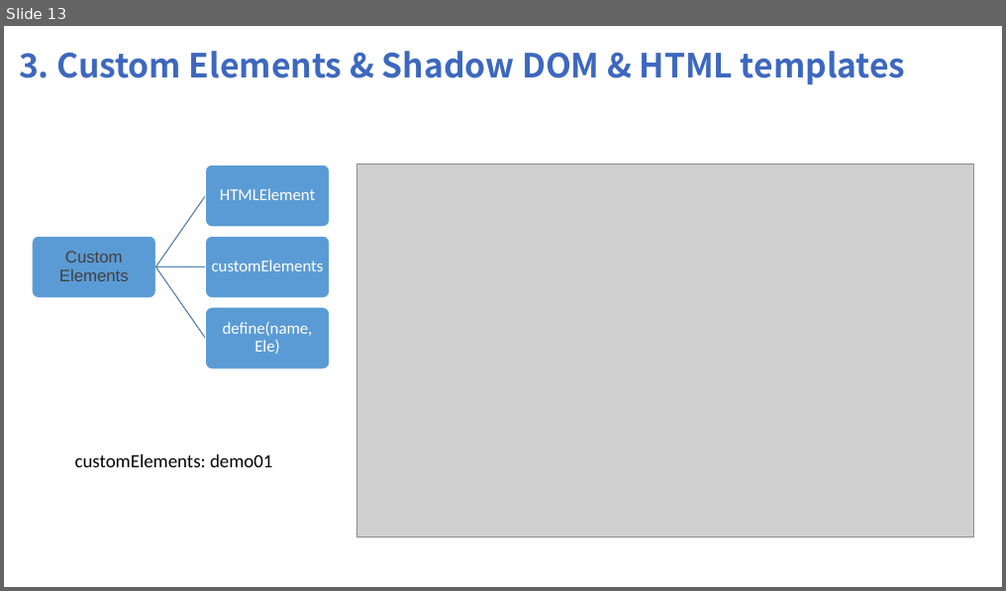
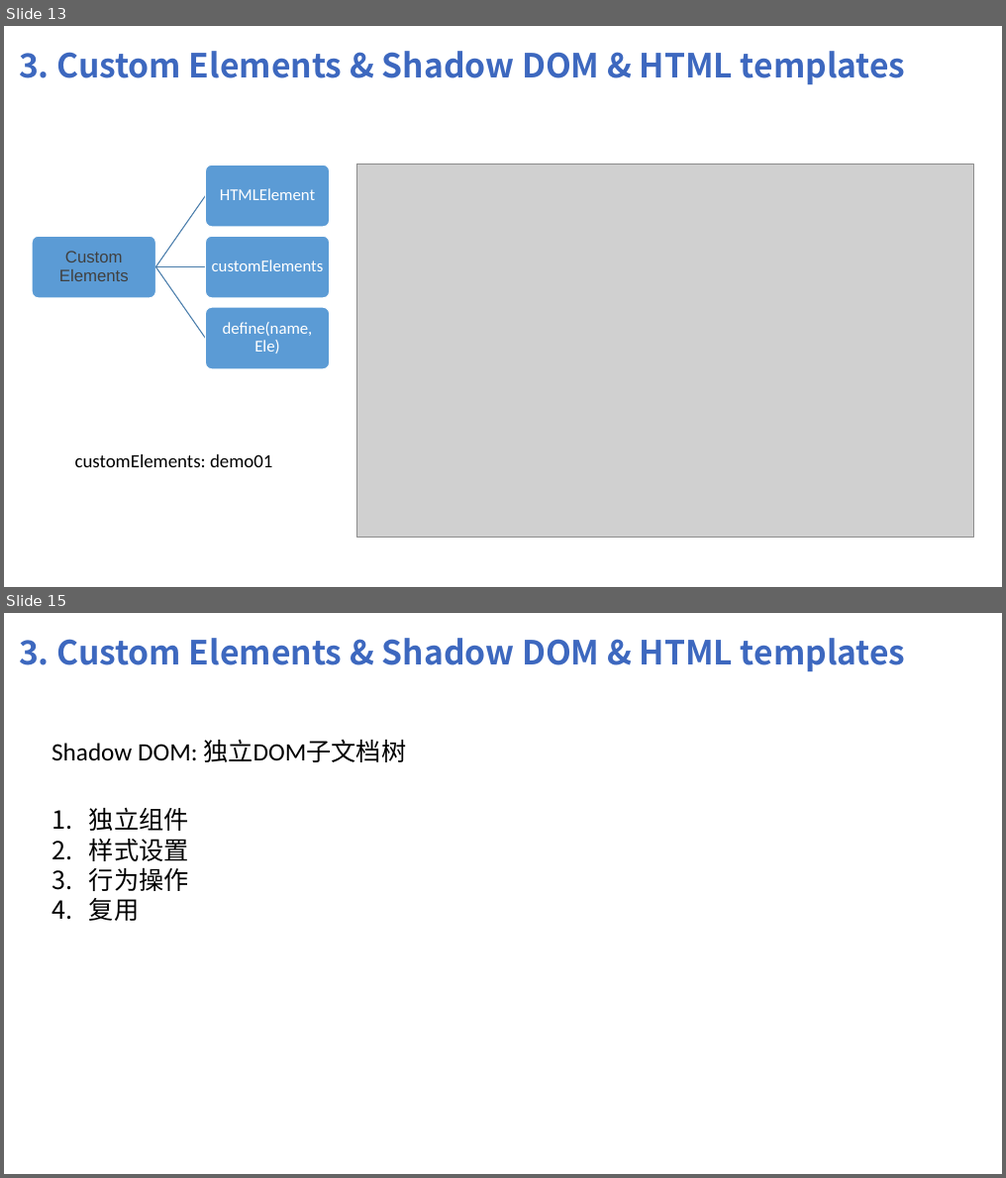
Before and after one commit to shuyancang/FE_learnings, a slide deck: webComponents/web Componts.pptx. Shown one above the other, each under a label of ours: slide 13 before the commit, slides 13 and 15 after it; the slides between them are not shown. The pictures are 1006x591 and 1006x1178 pixels, drawn with LibreOffice and Linux fonts; fonts in the diff are those of the drawing; grey boxes stand for pictures. Boxes give left, top, right and bottom in pixels: in the first picture for what was removed or moved away, otherwise in the second. Text is boxed around its words. In the diff, an @@ line names an element or a change of style, - is before the commit and + after.

```diff
--- a/webComponents/web Componts.pptx
+++ b/webComponents/web Componts.pptx
@@ slide 15 added at (x1=4, y1=613, x2=1002, y2=1174), background #FFFFFF @@
@@ text added at (x1=19, y1=638, x2=906, y2=672), 32 pt, text #3D68BF, bold @@
+3. Custom Elements & Shadow DOM & HTML templates
@@ text added at (x1=52, y1=739, x2=406, y2=762), 24 pt, text #000000 @@
+Shadow DOM: 独立DOM子文档树
@@ text added at (x1=89, y1=807, x2=189, y2=921), 24 pt, text #000000 @@
+1. 独立组件
+2. 样式设置
+3. 行为操作
+4. 复用
```
Also in this commit, not shown: 3 slides changed, 3 other slides added, 1 slide removed, 2 other files.
